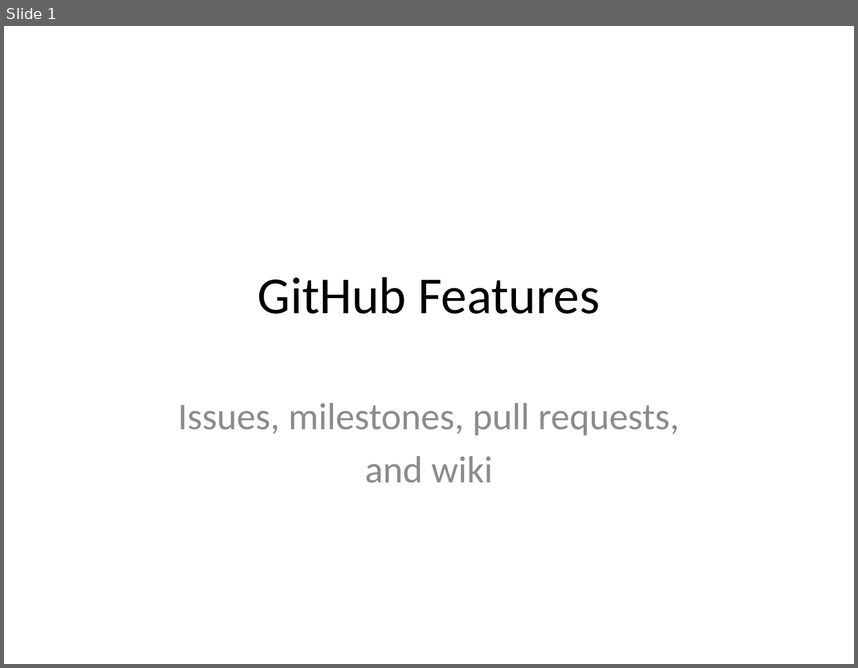
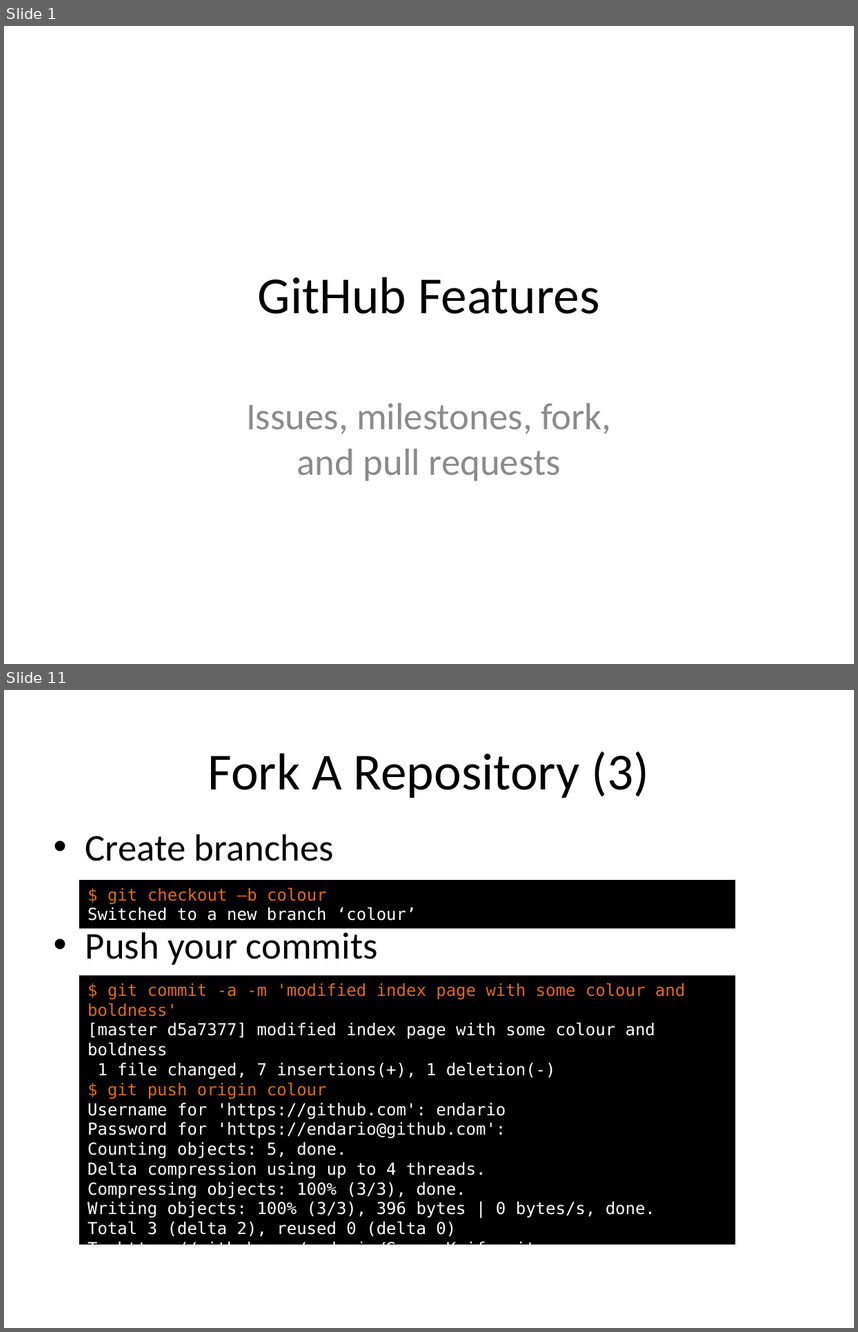
Before and after one commit to abergitdemo/git_demo, a slide deck: slides/github_features.pptx. Shown one above the other, each under a label of ours: slide 1 before the commit, slides 1 and 11 after it; the slides between them are not shown. The pictures are 858x668 and 858x1332 pixels, drawn with LibreOffice and Linux fonts; fonts in the diff are those of the drawing. Boxes give left, top, right and bottom in pixels: in the first picture for what was removed or moved away, otherwise in the second. Text is boxed around its words. In the diff, an @@ line names an element or a change of style, - is before the commit and + after.

Commit message:
github features draft finished(tm), minor image update

```diff
--- a/slides/github_features.pptx
+++ b/slides/github_features.pptx
@@ slide 11 added at (4,690,854,1328), background #FFFFFF @@
@@ title added at (208,751,649,798), 44 pt, text #000000 @@
+Fork A Repository (3)
@@ text added at (85,834,378,965), 32 pt, text #000000 @@
+• Create branches
+• Push your commits
@@ rectangle added at (80,880,736,928), fill #000000, 14 pt, text #FFFFFF @@
+$ git checkout –b colour
+Switched to a new branch ‘colour’
@@ rectangle added at (80,976,736,1244), fill #000000, 14 pt, text #FFFFFF @@
+$ git commit -a -m 'modified index page with some colour and boldness'
+[master d5a7377] modified index page with some colour and boldness
+1 file changed, 7 insertions(+), 1 deletion(-)
+$ git push origin colour
+Username for 'https://github.com': endario
+Password for 'https://endario@github.com':
+Counting objects: 5, done.
+Delta compression using up to 4 threads.
+Compressing objects: 100% (3/3), done.
+Writing objects: 100% (3/3), 396 bytes | 0 bytes/s, done.
+Total 3 (delta 2), reused 0 (delta 0)
+To https://github.com/endario/Spoon-Knife.git
+bdd3996..d5a7377 colour -> colour
@@ slide 1 changed as well @@
@@ subtitle at (246,403,611,481): text changed @@
-Issues, milestones, pull requests,
-and wiki
+Issues, milestones, fork,
+and pull requests
```
Also in this commit, not shown: 13 other slides added, 1 slide removed, 19 other files.
